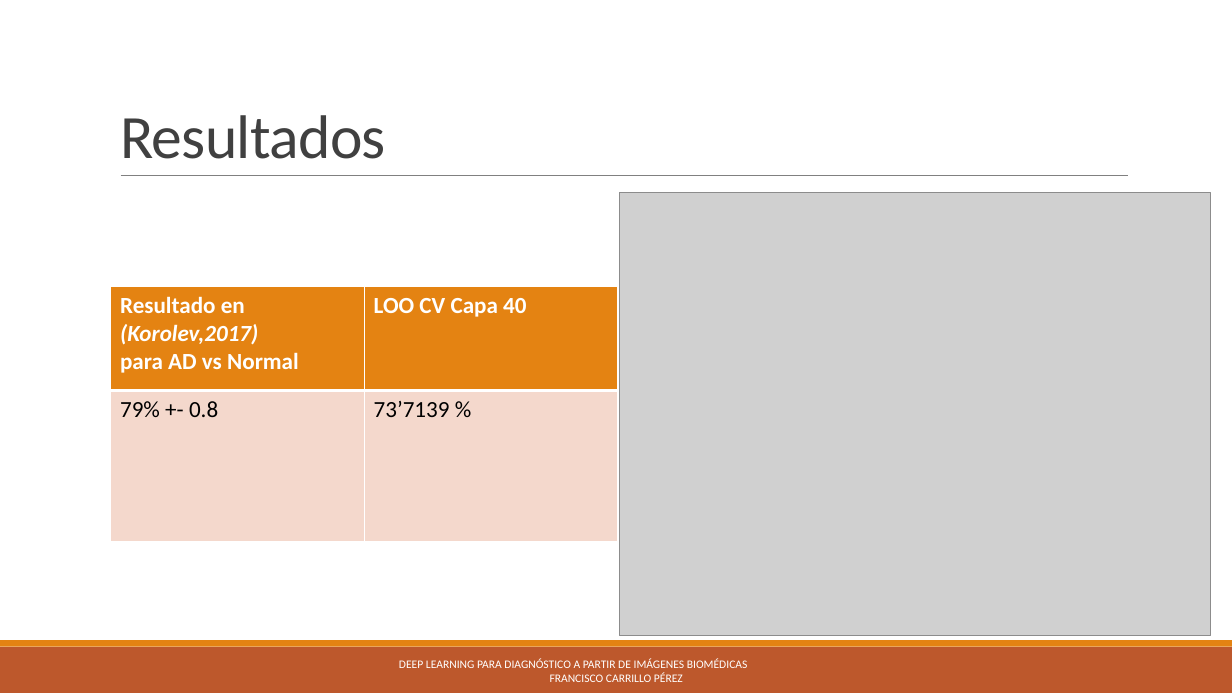
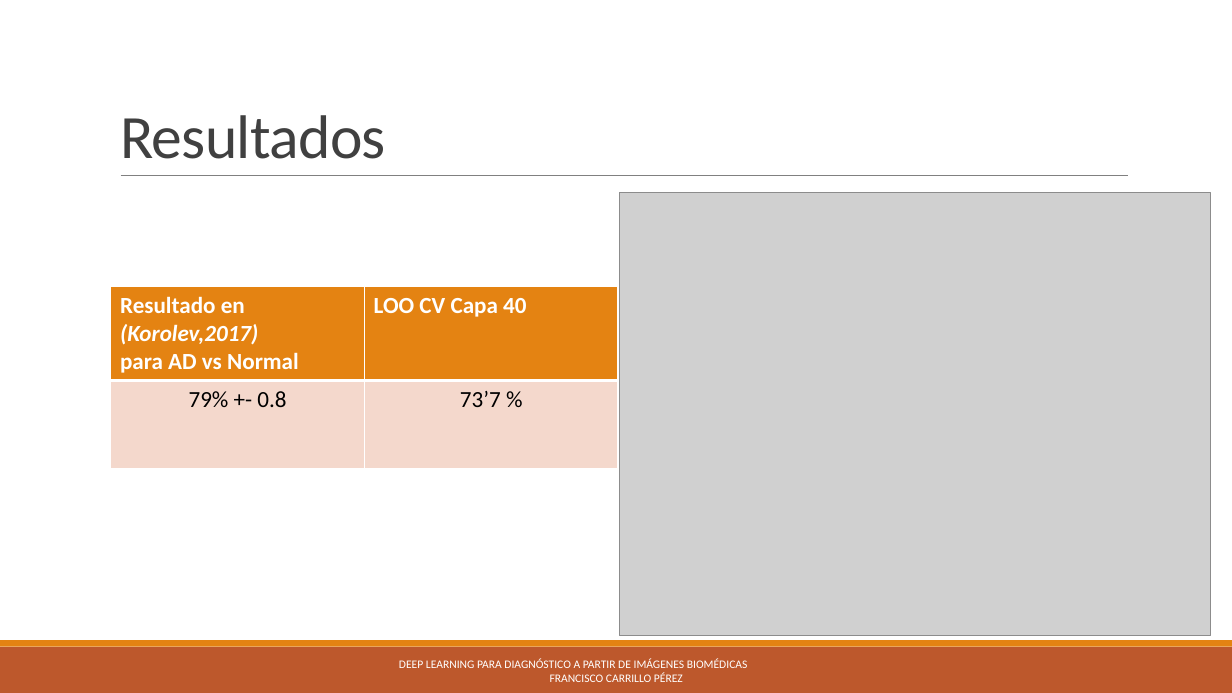
Before and after one commit to pacocp/Deep-Learning-para-diagnostico-a-partir-de-imagenes-Biomedicas, a slide deck: slide 19 of tfgpresentacion.pptx. Drawn at 1232x693 pixels with LibreOffice and Linux fonts; fonts in the diff are those of the drawing; grey boxes stand for pictures. Boxes give left, top, right and bottom in pixels: in the first picture for what was removed or moved away, otherwise in the second. Text is boxed around its words. In the diff, an @@ line names an element or a change of style, - is before the commit and + after.

```diff
--- a/tfgpresentacion.pptx
+++ b/tfgpresentacion.pptx
@@ table at <box>111,287,617,467</box> @@
-row 2, column 2: 73’7139 %
+row 2, column 2: 73’7 %
@@ alignment left to centre @@
```
Also in this commit, not shown: 14 other slides changed, 1 slide added.
